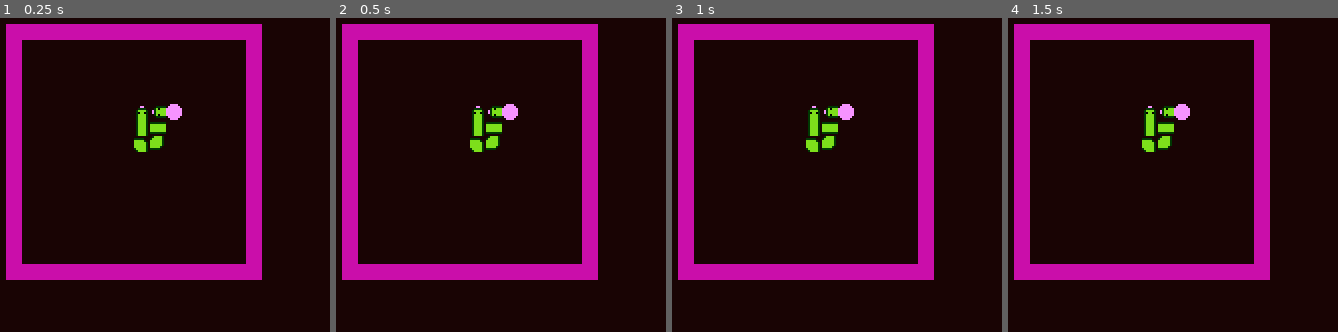
Above: before the commit, frames 1-4 (left to right).
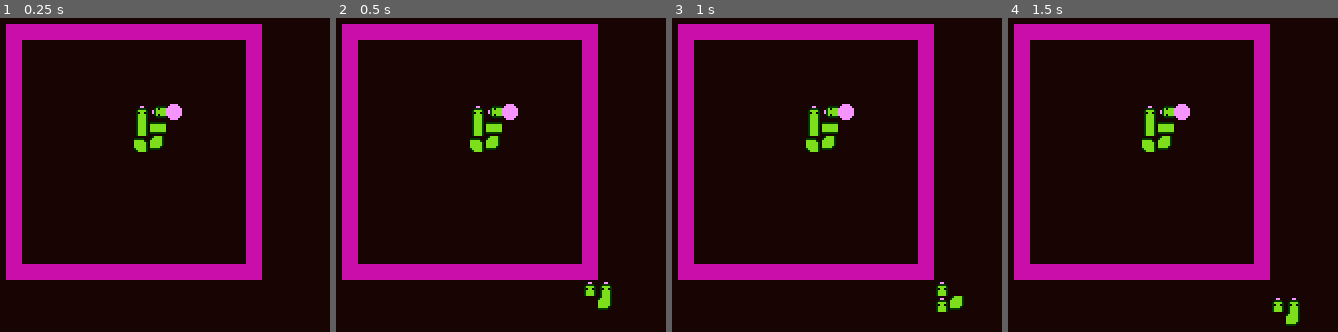
Above: after the commit, the same moments.

Repository: Rakarake/GDSNAKE
Game: Godot game, scene res://src/PlayingArea.tscn
Two runs of this game, one before a commit and one after it. Both use one fixed random seed, a clock stepped at 60 frames per second and the inputs below.
Inputs:
- Up to frame 1 (0.25 s): no input
- Up to frame 2 (0.5 s): no input
- Up to frame 3 (1 s): hold D (move_right) from 0.53 s (still down)
- Up to frame 4 (1.5 s): tap Enter at 1.25 s; release D (move_right) at 1.28 s; hold S (move_down) from 1.28 s (still down)

Frame 1 is identical in both runs. In frame 2, 0.5% of the frame differs, in the area x 75-84%, y 84-93%; in frame 3, 0.5%; in frame 4, 0.5%.

Commit message:
Something to work from

Diff:
--- a/GDSNAKE/project.godot
+++ b/GDSNAKE/project.godot
@@ -8,9 +8,14 @@
 
 config_version=4
 
-_global_script_classes=[  ]
+_global_script_classes=[ {
+"base": "Reference",
+"class": "SnakeTile",
+"language": "GDScript",
+"path": "res://src/Snake/snake_tile.gd"
+} ]
 _global_script_class_icons={
-
+"SnakeTile": ""
 }
 
 [application]
--- a/GDSNAKE/src/PlayingArea.tscn
+++ b/GDSNAKE/src/PlayingArea.tscn
@@ -1,8 +1,9 @@
-[gd_scene load_steps=4 format=2]
+[gd_scene load_steps=5 format=2]
 
 [ext_resource path="res://src/Snake/walls.tres" type="TileSet" id=1]
-[ext_resource path="res://src/Snake/snake.gd" type="Script" id=2]
-[ext_resource path="res://assets/Snake.png" type="Texture" id=3]
+[ext_resource path="res://src/Snake/snake_grid.tres" type="TileSet" id=2]
+[ext_resource path="res://src/Snake/snake.gd" type="Script" id=3]
+[ext_resource path="res://assets/Snake.png" type="Texture" id=4]
 
 [node name="PlayingArea" type="Node2D"]
 
@@ -12,16 +13,15 @@
 format = 1
 tile_data = PoolIntArray( -458760, 3, 0, -458759, 3, 0, -458758, 3, 0, -458757, 3, 0, -458756, 3, 0, -458755, 3, 0, -45 …(763 unchanged characters)…
 
-[node name="Snake" type="Node" parent="."]
-script = ExtResource( 2 )
-
-[node name="Grid" type="TileMap" parent="Snake"]
-cell_size = Vector2( 16, 16 )
+[node name="Snake" type="TileMap" parent="."]
+tile_set = ExtResource( 2 )
+cell_size = Vector2( 8, 8 )
 format = 1
+script = ExtResource( 3 )
 
 [node name="Sprite" type="Sprite" parent="."]
 position = Vector2( 12, -12 )
-texture = ExtResource( 3 )
+texture = ExtResource( 4 )
 
 [node name="Camera2D" type="Camera2D" parent="."]
 current = true
--- a/GDSNAKE/src/Snake/snake.gd
+++ b/GDSNAKE/src/Snake/snake.gd
@@ -1,14 +1,19 @@
-extends Node
+extends TileMap
 
-# References
-onready var _tile_map :TileMap = $Grid
+enum { up, down, left, right }
 
 # Public
+
+export var max_length := 256
 export var start_length := 3
-export var start_pos := Vector2(4, 4)
+export var start_pos := Vector2(8, 8)
 
 export var tick_interval := 0.5   # In seconds, instead of speed
-var tick_time := 0.0
+
+var _input := Vector2(0, 1)   # Starting direction: right
+var _tick_time := 0.0
+var _snake_tiles := []
+var _length := 3
 
 
 # General idea:
@@ -18,13 +23,55 @@
 
 
 func _ready():
-	pass
+	_length = start_length
+	_snake_tiles.resize(max_length)
+
+	#TEST
+	print("YES")
+	var list := [1, 2, 3, 4, 5]
+	for i in range(4, 1, -1):
+		var element = list[i]
+		print(element)
+
+	var temp_pos :Vector2 = start_pos
+	for i in range(0, start_length + 1):   # +1: the erasing tile
+		_snake_tiles[i] = SnakeTile.new()
+		_snake_tiles[i].pos = temp_pos
+		_snake_tiles[i].dir = Vector2(1, 0)
+		temp_pos.x -= 1
 
 
 func _process(delta: float) -> void:
-	tick_time += delta
-	if tick_time >= tick_interval:
+	_tick_time += delta
+
+	# Current input
+	if Input.is_action_just_pressed("move_up"):
+		_input = Vector2(0, -1)
+	if Input.is_action_just_pressed("move_down"):
+		_input = Vector2(0, 1)
+	if Input.is_action_just_pressed("move_left"):
+		_input = Vector2(-1, 0)
+	if Input.is_action_just_pressed("move_right"):
+		_input = Vector2(1, 0)
+
+	if _tick_time >= tick_interval:
 		# Tick
-		#_tile_map.set_cell(1, 1, 0)
-		pass
-	pass
+		_tick_time -= tick_interval     # Resets _tick_time, if tick_interval is long: _tick_time will hop back to 0
+
+		# Empty tile
+		var empty = _snake_tiles[_length - 1]
+		set_cell(empty.pos.x, empty.pos.y, -1)
+
+		# Body
+		for i in range(_length - 1, 0, -1):   # The offsets are a little weird when iterating backwards
+			if _snake_tiles[i] == null:
+				print("element ", i, " in _snake_tiles is null")
+				break
+			_snake_tiles[i].pos = _snake_tiles[i-1].pos
+			_snake_tiles[i].dir = _snake_tiles[i-1].dir
+			set_cell(_snake_tiles[i].pos.x, _snake_tiles[i].pos.y, 0)
+			print("this is: ", i)
+
+		# Head
+		_snake_tiles[0].pos += _input
+		set_cell(_snake_tiles[0].pos.x, _snake_tiles[0].pos.y, 5)
--- a/GDSNAKE/src/Snake/snake_grid.tres
+++ b/GDSNAKE/src/Snake/snake_grid.tres
@@ -1,3 +1,75 @@
-[gd_resource type="TileSet" format=2]
+[gd_resource type="TileSet" load_steps=2 format=2]
+
+[ext_resource path="res://assets/Snake.png" type="Texture" id=1]
 
 [resource]
+0/name = "Snake.png 0"
+0/texture = ExtResource( 1 )
+0/tex_offset = Vector2( 0, 0 )
+0/modulate = Color( 1, 1, 1, 1 )
+0/region = Rect2( 0, 0, 8, 8 )
+0/tile_mode = 0
+0/occluder_offset = Vector2( 0, 0 )
+0/navigation_offset = Vector2( 0, 0 )
+0/shapes = [  ]
+0/z_index = 0
+1/name = "Snake.png 1"
+1/texture = ExtResource( 1 )
+1/tex_offset = Vector2( 0, 0 )
+1/modulate = Color( 1, 1, 1, 1 )
+1/region = Rect2( 8, 0, 8, 8 )
+1/tile_mode = 0
+1/occluder_offset = Vector2( 0, 0 )
+1/navigation_offset = Vector2( 0, 0 )
+1/shapes = [  ]
+1/z_index = 0
+2/name = "Snake.png 2"
+2/texture = ExtResource( 1 )
+2/tex_offset = Vector2( 0, 0 )
+2/modulate = Color( 1, 1, 1, 1 )
+2/region = Rect2( 0, 8, 8, 8 )
+2/tile_mode = 0
+2/occluder_offset = Vector2( 0, 0 )
+2/navigation_offset = Vector2( 0, 0 )
+2/shapes = [  ]
+2/z_index = 0
+3/name = "Snake.png 3"
+3/texture = ExtResource( 1 )
+3/tex_offset = Vector2( 0, 0 )
+3/modulate = Color( 1, 1, 1, 1 )
+3/region = Rect2( 8, 8, 8, 8 )
+3/tile_mode = 0
+3/occluder_offset = Vector2( 0, 0 )
+3/navigation_offset = Vector2( 0, 0 )
+3/shapes = [  ]
+3/z_index = 0
+4/name = "Snake.png 4"
+4/texture = ExtResource( 1 )
+4/tex_offset = Vector2( 0, 0 )
+4/modulate = Color( 1, 1, 1, 1 )
+4/region = Rect2( 0, 16, 8, 8 )
+4/tile_mode = 0
+4/occluder_offset = Vector2( 0, 0 )
+4/navigation_offset = Vector2( 0, 0 )
+4/shapes = [  ]
+4/z_index = 0
+5/name = "Snake.png 5"
+5/texture = ExtResource( 1 )
+5/tex_offset = Vector2( 0, 0 )
+5/modulate = Color( 1, 1, 1, 1 )
+5/region = Rect2( 8, 16, 8, 8 )
+5/tile_mode = 0
+5/occluder_offset = Vector2( 0, 0 )
+5/navigation_offset = Vector2( 0, 0 )
+5/shapes = [  ]
+5/z_index = 0
+6/name = "Snake.png 6"
+6/texture = ExtResource( 1 )
+6/tex_offset = Vector2( 0, 0 )
+6/modulate = Color( 1, 1, 1, 1 )
+6/region = Rect2( 16, 0, 8, 8 )
+6/tile_mode = 0
+6/occluder_offset = Vector2( 0, 0 )
+6/navigation_offset = Vector2( 0, 0 )
+6/shapes = [  ]
+6/z_index = 0
--- /dev/null
+++ b/GDSNAKE/src/Snake/snake_tile.gd
@@ -0,0 +1,4 @@
+class_name SnakeTile
+
+var pos := Vector2()
+var dir := Vector2()
